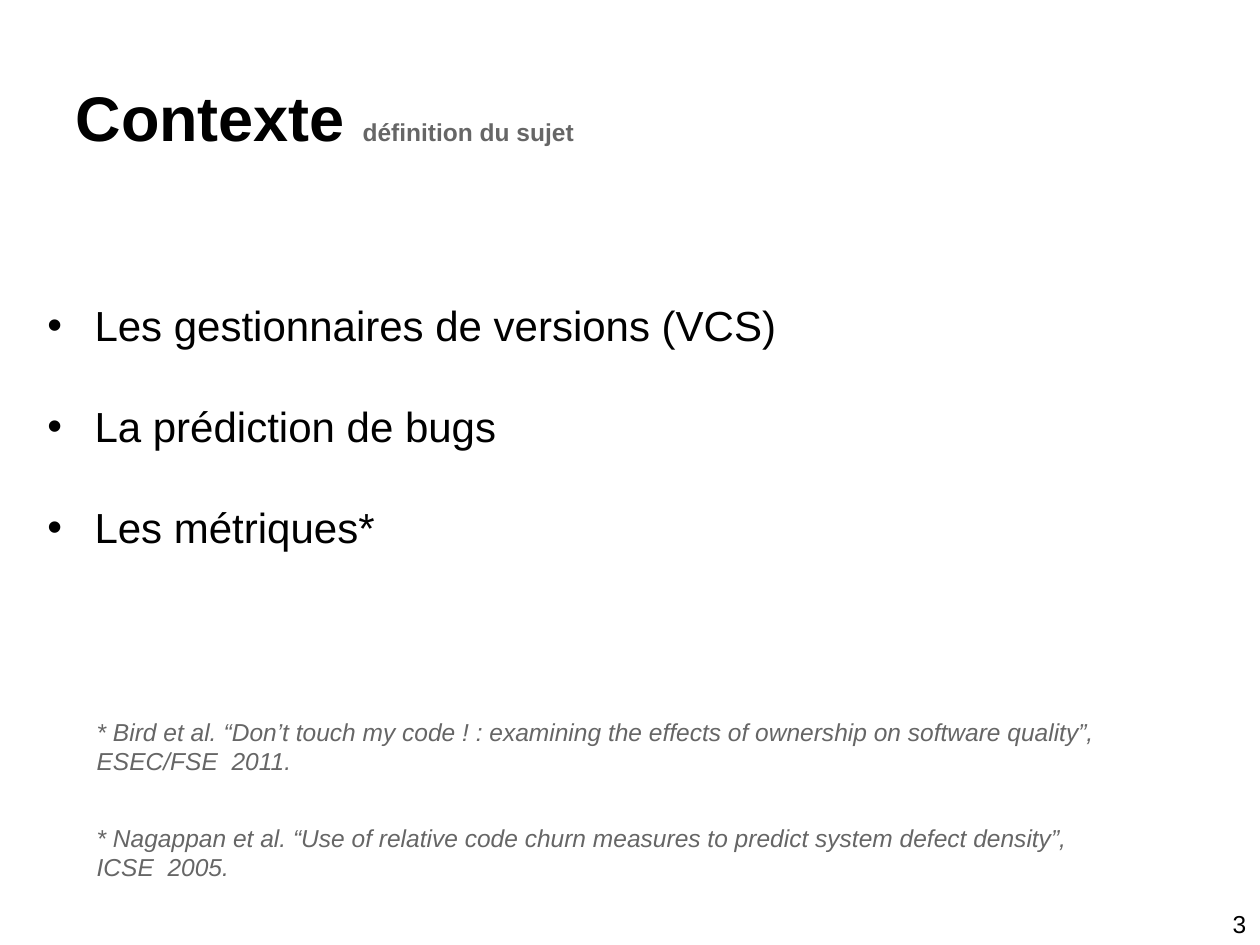
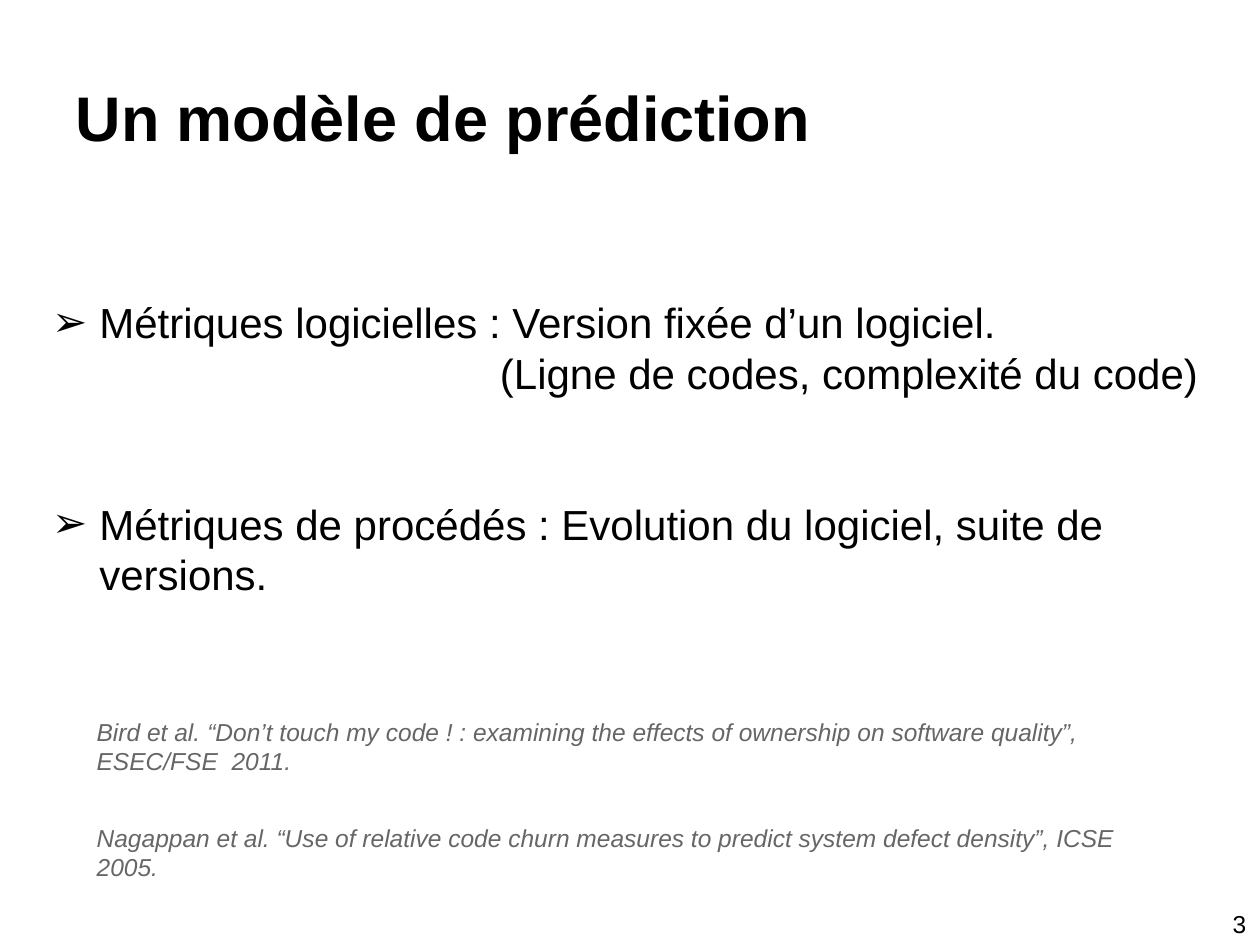
Before and after one commit to stonesong/Stage, a slide deck: slide 3 of presentation/presStageM2.pptx. Drawn at 1260x945 pixels with LibreOffice and Linux fonts; fonts in the diff are those of the drawing. Boxes give left, top, right and bottom in pixels: in the first picture for what was removed or moved away, otherwise in the second. Text is boxed around its words. In the diff, an @@ line names an element or a change of style, - is before the commit and + after.

```diff
--- a/presentation/presStageM2.pptx
+++ b/presentation/presStageM2.pptx
@@ title at (76, 94, 810, 153): text changed; size 14 to 36 pt; text colour #666666 to #000000 @@
-Contexte définition du sujet
+Un modèle de prédiction
@@ text at (99, 307, 1198, 591): text changed @@
-• Les gestionnaires de versions (VCS)
-• La prédiction de bugs
-• Les métriques*
+➢ Métriques logicielles : Version fixée d’un logiciel.
+  (Ligne de codes, complexité du code)
+➢ Métriques de procédés : Evolution du logiciel, suite de versions.
@@ text at (97, 723, 1077, 770): text changed @@
-* Bird et al. “Don’t touch my code ! : examining the effects of ownership on software quality”, ESEC/FSE 2011.
+Bird et al. “Don’t touch my code ! : examining the effects of ownership on software quality”, ESEC/FSE 2011.
@@ text at (97, 829, 1113, 876): text changed @@
-* Nagappan et al. “Use of relative code churn measures to predict system defect density”, ICSE 2005.
+Nagappan et al. “Use of relative code churn measures to predict system defect density”, ICSE 2005.
```
Also in this commit, not shown: 16 other slides changed, 4 slides added, 1 slide removed, 1 other file.
